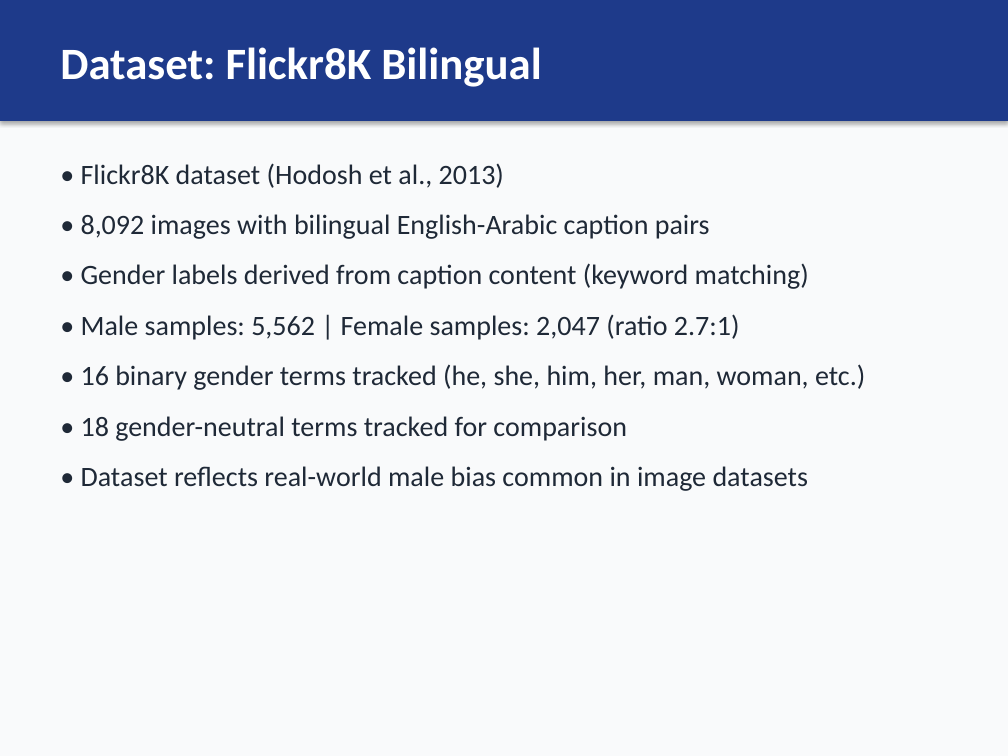
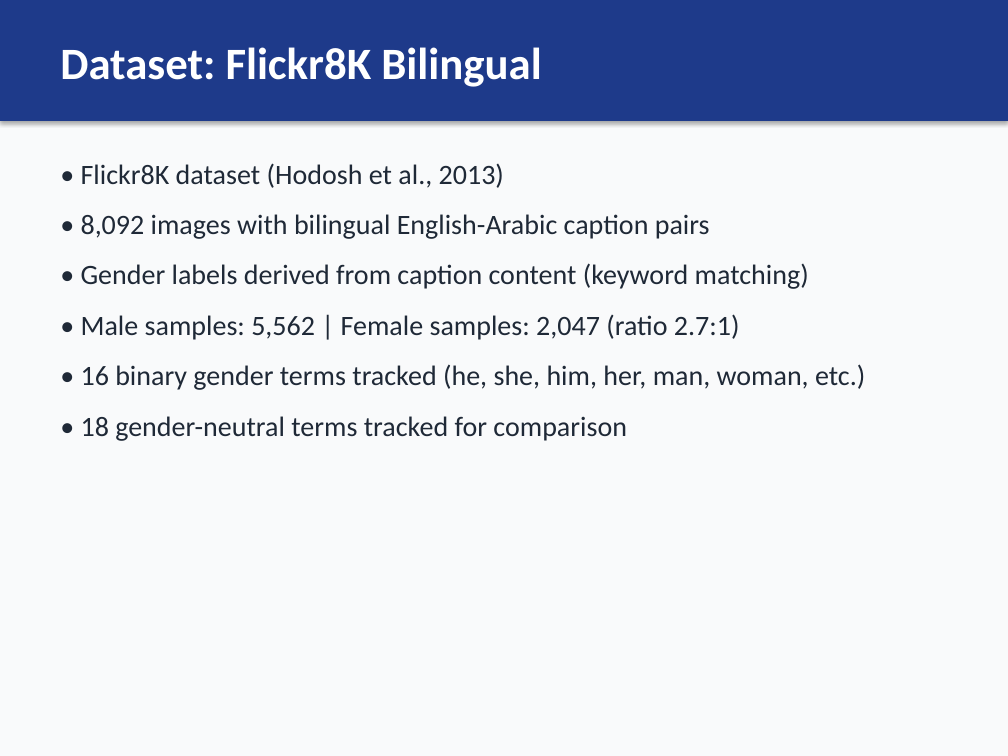
Before and after one commit to nour-mubarak/mechanistic_intrep, a slide deck: slide 10 of sae_captioning_project/presentation/SAE_Gender_Bias_VLM_Presentation.pptx. Drawn at 1008x756 pixels with LibreOffice and Linux fonts; fonts in the diff are those of the drawing. Boxes give left, top, right and bottom in pixels: in the first picture for what was removed or moved away, otherwise in the second. Text is boxed around its words. In the diff, an @@ line names an element or a change of style, - is before the commit and + after.

```diff
--- a/sae_captioning_project/presentation/SAE_Gender_Bias_VLM_Presentation.pptx
+++ b/sae_captioning_project/presentation/SAE_Gender_Bias_VLM_Presentation.pptx
@@ text at (x1=81, y1=466, x2=809, y2=491): paragraph removed @@
-• Dataset reflects real-world male bias common in image datasets
```
Also in this commit, not shown: 2 other slides changed, 6 slides added, 14 other files.
